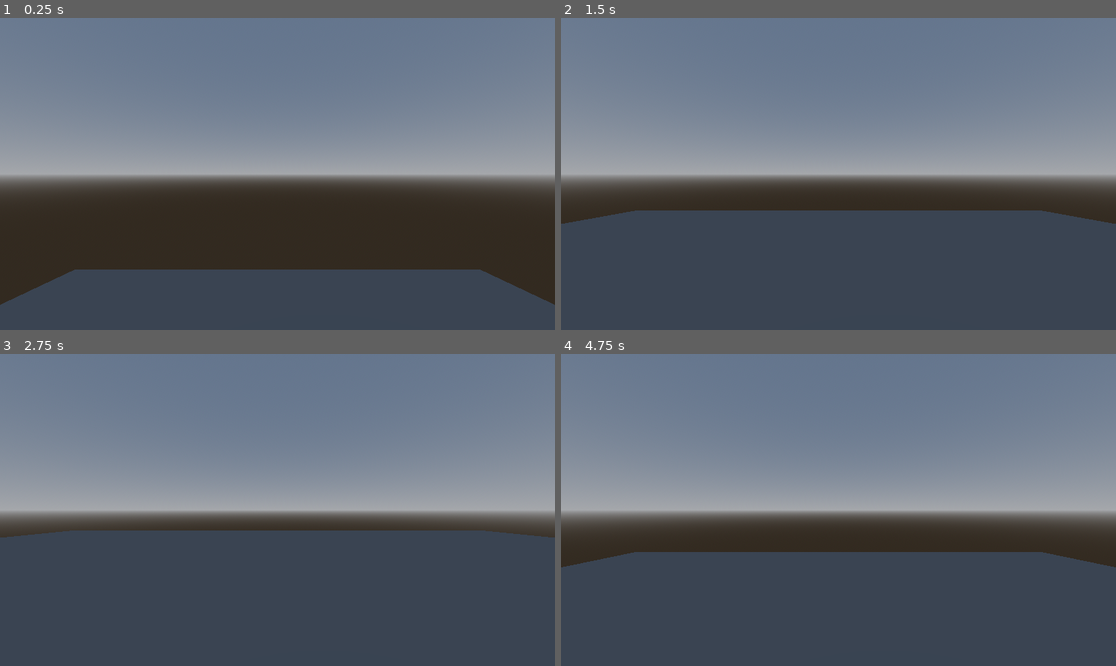
Above: before the commit, frames 1-4 (two rows, left to right).
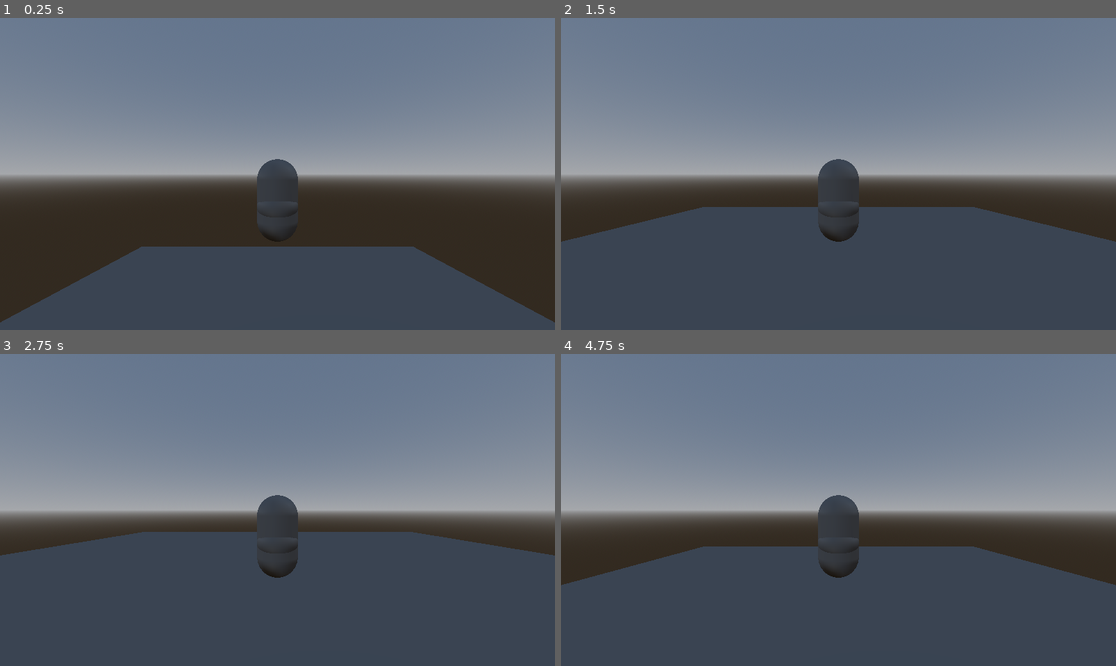
Above: after the commit, the same moments.

Repository: micro-47/Panther-Hacks
Game: Godot game, scene res://Worlds/jerry-test.tscn
The game is run twice, just before and just after one commit, with the same random seed, the same clock (stepped at 60 frames per second) and the same inputs.
Inputs:
- Up to frame 1 (0.25 s): no input
- Up to frame 2 (1.5 s): tap Enter at 1.25 s
- Up to frame 3 (2.75 s): no input
- Up to frame 4 (4.75 s): tap Space at 2.75 s; tap Enter at 4.25 s

The runs differ from the first frame. In frame 1, 6.7% of the frame differs, in the area x 0-100%, y 45-98%; in frame 2, 3.4%; in frame 3, 3.1%; in frame 4, 3.6%.

Commit message:
camera setup to not phase through walls

Diff:
--- a/3d-game/Worlds/jerry-test.tscn
+++ b/3d-game/Worlds/jerry-test.tscn
@@ -20,6 +20,11 @@
 
 [sub_resource type="Compositor" id="Compositor_c1rdt"]
 
+[sub_resource type="BoxShape3D" id="BoxShape3D_pdq4i"]
+size = Vector3(1, 1, 0.2)
+
+[sub_resource type="BoxMesh" id="BoxMesh_kmnpu"]
+
 [node name="Jerry-test" type="Node3D"]
 
 [node name="StaticBody3D" type="StaticBody3D" parent="."]
@@ -38,3 +43,14 @@
 
 [node name="Player" parent="." instance=ExtResource("1_m8ggk")]
 transform = Transform3D(1, 0, 0, 0, 1, 0, 0, 0, 1, 0, 5, 0)
+
+[node name="StaticBody3D2" type="StaticBody3D" parent="."]
+transform = Transform3D(1, 0, 0, 0, 1, 0, 0, 0, 1, 0, 5, 8)
+
+[node name="CollisionShape3D" type="CollisionShape3D" parent="StaticBody3D2"]
+transform = Transform3D(10, 0, 0, 0, 10, 0, 0, 0, 10, 0, 0, 0)
+shape = SubResource("BoxShape3D_pdq4i")
+
+[node name="MeshInstance3D" type="MeshInstance3D" parent="StaticBody3D2"]
+transform = Transform3D(10, 0, 0, 0, 10, 0, 0, 0, 2, 0, 0, 0)
+mesh = SubResource("BoxMesh_kmnpu")
--- a/3d-game/player.tscn
+++ b/3d-game/player.tscn
@@ -36,6 +36,8 @@
 
 [sub_resource type="CapsuleMesh" id="CapsuleMesh_sop6y"]
 
+[sub_resource type="SphereMesh" id="SphereMesh_5fhlu"]
+
 [node name="Player" type="Node3D"]
 
 [node name="CharacterBody3D" type="CharacterBody3D" parent="."]
@@ -47,4 +49,15 @@
 [node name="MeshInstance3D" type="MeshInstance3D" parent="CharacterBody3D"]
 mesh = SubResource("CapsuleMesh_sop6y")
 
-[node name="Camera3D" type="Camera3D" parent="CharacterBody3D"]
+[node name="ass" type="MeshInstance3D" parent="CharacterBody3D/MeshInstance3D"]
+transform = Transform3D(1, 0, 0, 0, 1, 0, 0, 0, 1, 0, -0.148852, 0.033692)
+mesh = SubResource("SphereMesh_5fhlu")
+skeleton = NodePath("../..")
+
+[node name="Camera" type="Node3D" parent="CharacterBody3D"]
+transform = Transform3D(1, 0, 0, 0, 1, 0, 0, 0, 1, 0, 0.63765, 0)
+
+[node name="SpringArm3D" type="SpringArm3D" parent="CharacterBody3D/Camera"]
+spring_length = 5.0
+
+[node name="Camera3D" type="Camera3D" parent="CharacterBody3D/Camera/SpringArm3D"]
Not shown: 1 places in 3d-game/Worlds/jerry-test.tscn that only renumber resources
Not shown: 1 places in 3d-game/player.tscn that only renumber resources
